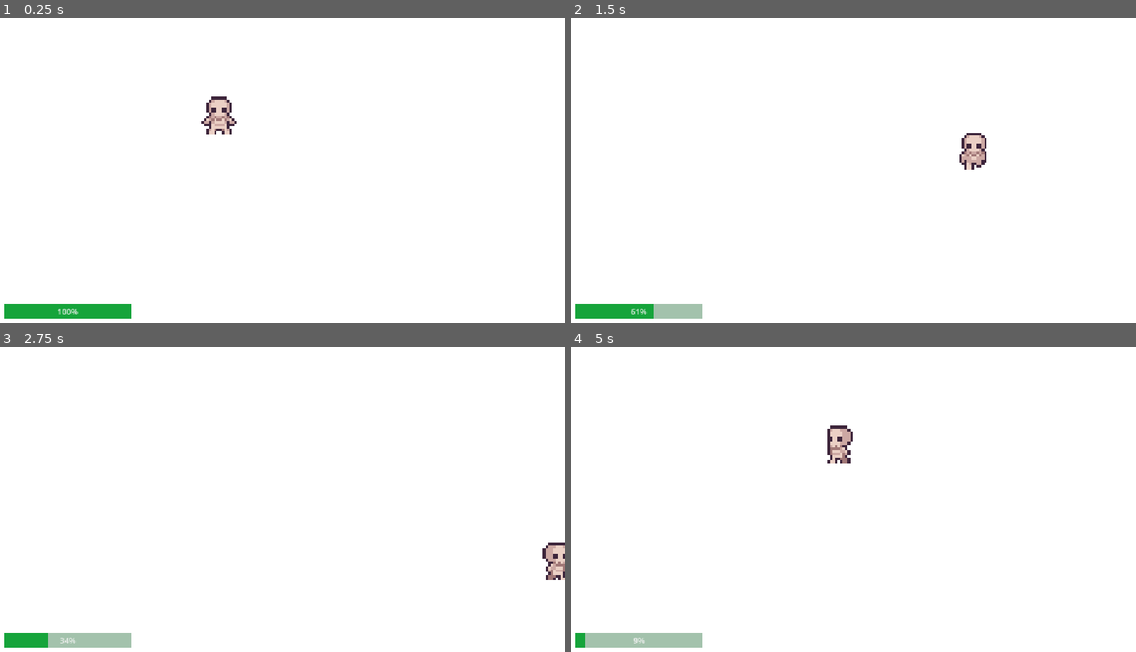
Above: before the commit, frames 1-4 (two rows, left to right).
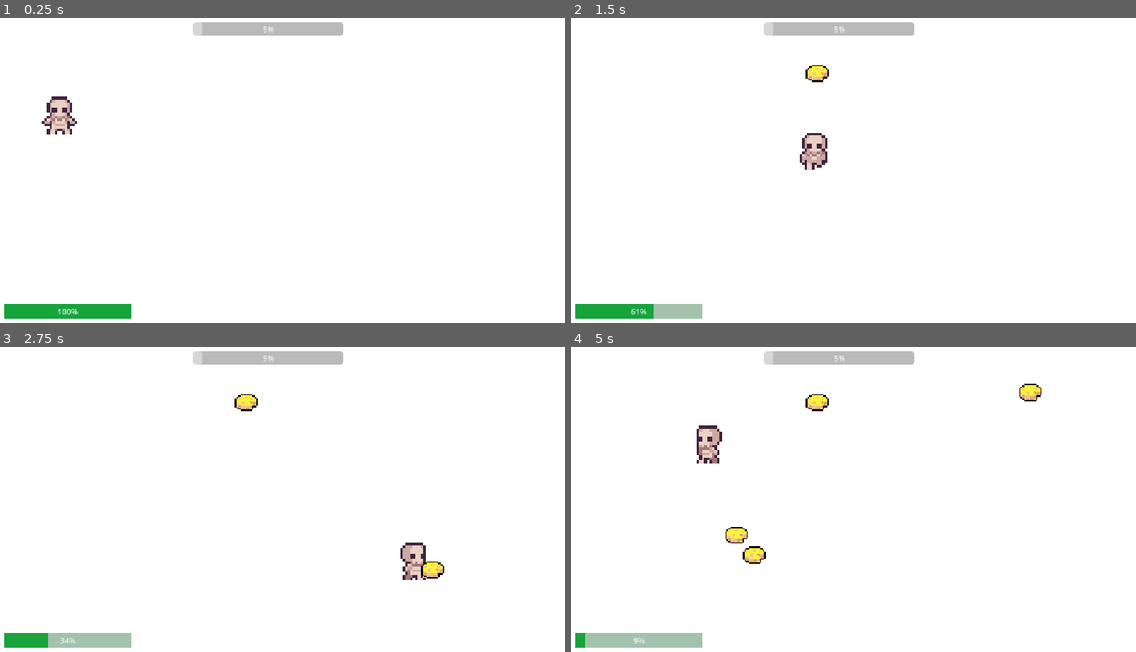
Above: after the commit, the same moments.

Repository: AK4Y3N/Saw-the-game
Game: Godot game, scene res://game.tscn
Same seed, same stepped clock (60 frames per second), same inputs: the game is played once before the commit and once after it.
Inputs:
- Up to frame 1 (0.25 s): no input
- Up to frame 2 (1.5 s): hold D (move_right) 0.53-1.28 s; hold Shift (sprint) 0.53-1.28 s; hold S (move_down) from 1.28 s (still down); tap Shift (sprint) at 1.35 s
- Up to frame 3 (2.75 s): release S (move_down) at 2.03 s; hold D (move_right) from 2.03 s (still down); hold Shift (sprint) from 2.03 s (still down)
- Up to frame 4 (5 s): release D (move_right) at 2.78 s; release Shift (sprint) at 2.78 s; hold W (move_up) 2.78-3.53 s; tap Shift (sprint) at 2.85, 4.35 s; hold Shift (sprint) 3.53-4.28 s; hold A (move_left) from 3.53 s (still down)

The runs differ from the first frame. In frame 1, 2.2% of the frame differs, in the area x 7-61%, y 1-39%; in frame 2, 2.3%; in frame 3, 2.4%; in frame 4, 2.9%, in the area x 22-84%, y 1-72%.

Commit message:
border + ser
- ser do zbierania
- border
- poprawki kosmetyczne

Diff:
--- /dev/null
+++ b/Cheese/cheese.gd
@@ -0,0 +1,6 @@
+extends Area2D
+
+var score = 0
+
+func _on_body_entered(body: Node2D) -> void:
+	queue_free()
--- /dev/null
+++ b/Cheese/cheese.tscn
@@ -0,0 +1,20 @@
+[gd_scene format=3 uid="uid://bo8m4umd8viuj"]
+
+[ext_resource type="Script" uid="uid://ci6e8ujccv2af" path="res://Cheese/cheese.gd" id="1_gd4w2"]
+[ext_resource type="Texture2D" uid="uid://c33qjvvkyg1ve" path="res://Cheese/cheese.png" id="1_xlm24"]
+
+[sub_resource type="CircleShape2D" id="CircleShape2D_g4v7s"]
+radius = 7.0
+
+[node name="Cheese" type="Area2D" unique_id=1545963901]
+scale = Vector2(2.9200006, 2.9200006)
+script = ExtResource("1_gd4w2")
+
+[node name="Sprite2D" type="Sprite2D" parent="." unique_id=164758635]
+texture_filter = 1
+texture = ExtResource("1_xlm24")
+
+[node name="CollisionShape2D" type="CollisionShape2D" parent="." unique_id=1508458948]
+shape = SubResource("CircleShape2D_g4v7s")
+
+[connection signal="body_entered" from="." to="." method="_on_body_entered"]
--- a/Player/Player.tscn
+++ b/Player/Player.tscn
@@ -140,7 +140,7 @@
 }]
 
 [sub_resource type="CircleShape2D" id="CircleShape2D_g4v7s"]
-radius = 4.0
+radius = 22.62
 
 [node name="Player" type="CharacterBody2D" unique_id=42443762]
 motion_mode = 1
--- a/border.tscn
+++ b/border.tscn
@@ -6,7 +6,7 @@
 [sub_resource type="RectangleShape2D" id="RectangleShape2D_ujjr2"]
 size = Vector2(20, 20.066183)
 
-[node name="StaticBody2D" type="StaticBody2D" unique_id=90087413]
+[node name="Border" type="StaticBody2D" unique_id=90087413]
 collision_mask = 0
 
 [node name="TopWall" type="CollisionShape2D" parent="." unique_id=1950694939]
--- /dev/null
+++ b/game.gd
@@ -0,0 +1,17 @@
+extends Node2D
+
+var score = 0
+
+func spawn_cheese():
+	var new_cheese = preload("res://Cheese/cheese.tscn").instantiate()
+	var positionX = randf_range(100,1100)
+	var positionY = randf_range(100,600)
+	new_cheese.global_position = Vector2(positionX, positionY)
+	new_cheese.body_entered.connect(add_score)
+	add_child(new_cheese)
+
+func _on_timer_timeout() -> void:
+	spawn_cheese()
+
+func add_score(body):
+	score += 1
--- a/game.tscn
+++ b/game.tscn
@@ -1,6 +1,7 @@
 [gd_scene format=3 uid="uid://cvmon7eern5ib"]
 
 [ext_resource type="PackedScene" uid="uid://doucyc7yewk46" path="res://Player/Player.tscn" id="1_80nbo"]
+[ext_resource type="Script" uid="uid://baw3esjbobco4" path="res://game.gd" id="1_fc0e3"]
 [ext_resource type="PackedScene" uid="uid://sca0pydoy3hg" path="res://border.tscn" id="2_e2o6t"]
 
 [sub_resource type="StyleBoxFlat" id="StyleBoxFlat_jqqxi"]
@@ -10,6 +11,7 @@
 bg_color = Color(0, 0.62352943, 0.16078432, 0.8627451)
 
 [node name="Game" type="Node2D" unique_id=364657734]
+script = ExtResource("1_fc0e3")
 
 [node name="ColorRect" type="ColorRect" parent="." unique_id=1177164226]
 offset_left = -135.0
@@ -18,7 +20,7 @@
 offset_bottom = 774.0
 
 [node name="Player" parent="." unique_id=42443762 instance=ExtResource("1_80nbo")]
-position = Vector2(447, 225)
+position = Vector2(122, 225)
 
 [node name="StaminaBar" type="ProgressBar" parent="." unique_id=1909327915]
 offset_left = 8.0
@@ -29,4 +31,17 @@
 theme_override_styles/fill = SubResource("StyleBoxFlat_ubj4k")
 value = 55.0
 
-[node name="StaticBody2D" parent="." unique_id=90087413 instance=ExtResource("2_e2o6t")]
+[node name="Border" parent="." unique_id=90087413 instance=ExtResource("2_e2o6t")]
+visible = false
+
+[node name="Timer" type="Timer" parent="." unique_id=1267894418]
+autostart = true
+
+[node name="Score" type="ProgressBar" parent="." unique_id=1109398765]
+offset_left = 394.0
+offset_top = 35.0
+offset_right = 700.0
+offset_bottom = 62.0
+value = 5.0
+
+[connection signal="timeout" from="Timer" to="." method="_on_timer_timeout"]
Not shown, added: Cheese/cheese.gd.uid
Binary file added: Cheese/cheese.png
Not shown, added: Cheese/cheese.png.import
Not shown, added: game.gd.uid
